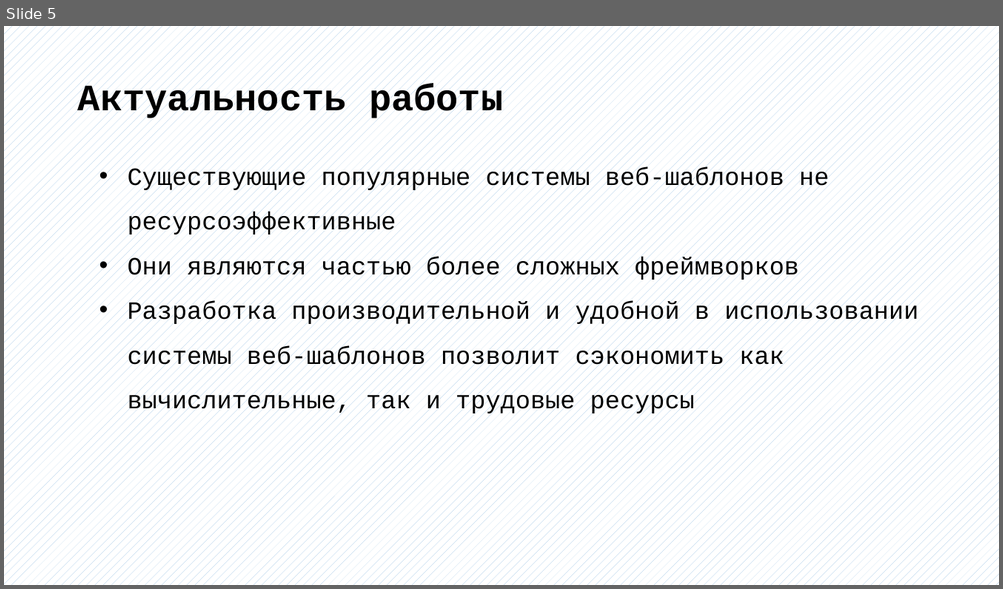
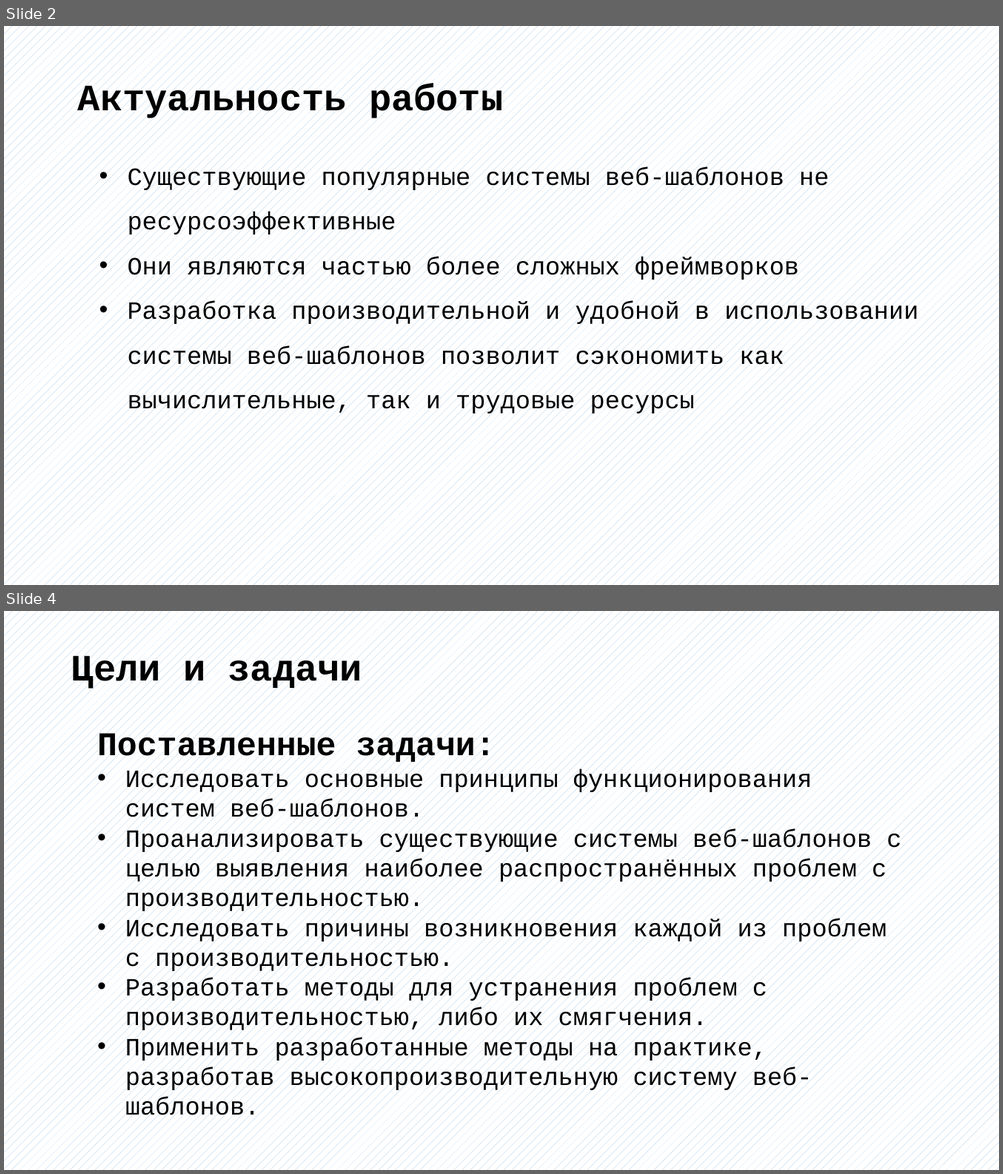
Before and after one commit to bobs4462/tachyon, a slide deck: docs/Презентация ВКР.pptx. Shown one above the other, each under a label of ours: slide 5 before the commit, slides 2 and 4 after it; the slides between them are not shown. The pictures are 1003x589 and 1003x1174 pixels, drawn with LibreOffice and Linux fonts; fonts in the diff are those of the drawing. Boxes give left, top, right and bottom in pixels: in the first picture for what was removed or moved away, otherwise in the second. Text is boxed around its words. In the diff, an @@ line names an element or a change of style, - is before the commit and + after.

```diff
--- a/docs/Презентация ВКР.pptx
+++ b/docs/Презентация ВКР.pptx
@@ slide 4 added at (4, 611, 999, 1170), background pattern #9DC3E6 on #FFFFFF @@
@@ text added at (71, 654, 362, 692), 36 pt, text #000000, bold @@
+Цели и задачи
@@ text added at (97, 732, 901, 1122), 24 pt, text #000000 @@
+Поставленные задачи:
+• Исследовать основные принципы функционирования систем веб-шаблонов.
+• Проанализировать существующие системы веб-шаблонов с целью выявления наиболее распространённых проблем с производительностью.
+• Исследовать причины возникновения каждой из проблем с производительностью.
+• Разработать методы для устранения проблем с производительностью, либо их смягчения.
+• Применить разработанные методы на практике, разработав высокопроизводительную систему веб-шаблонов.
@@ what was slide 5 is now slide 2 @@
```
Also in this commit, not shown: 4 slides changed, 4 slides removed, 2 other files.
